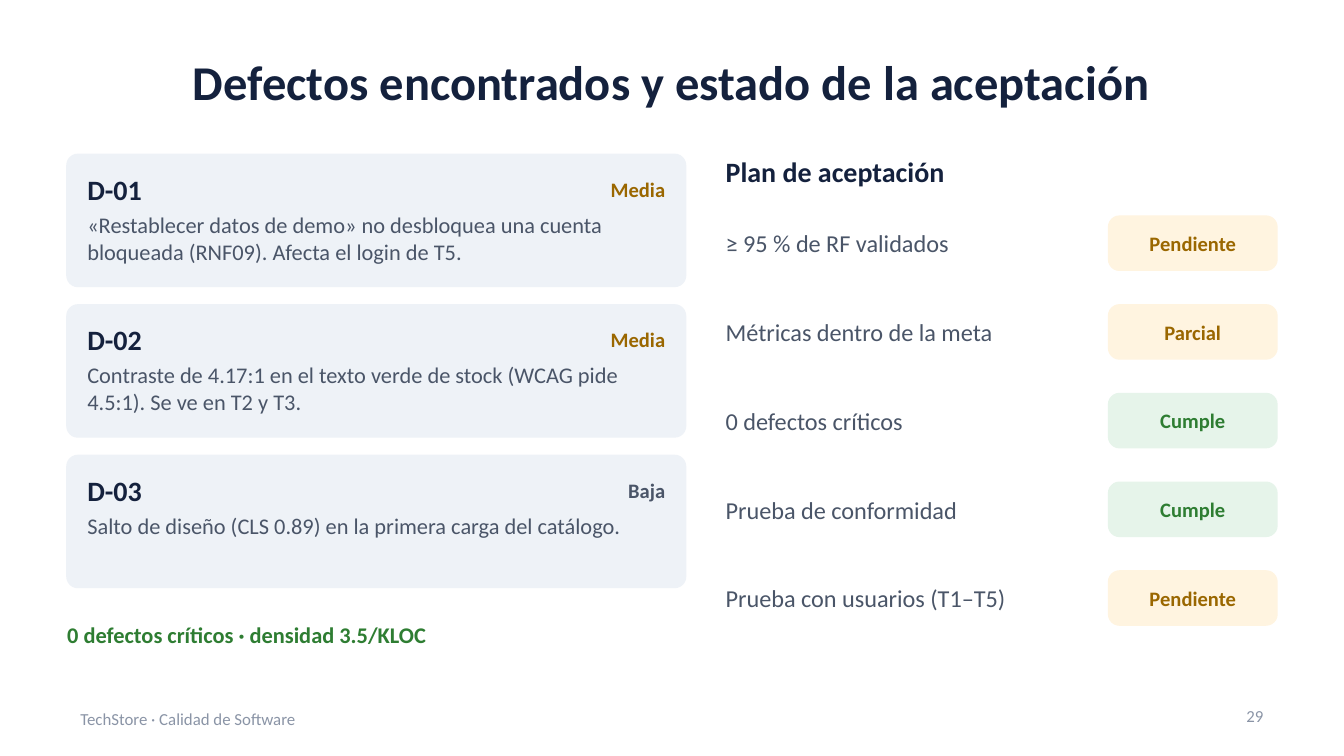
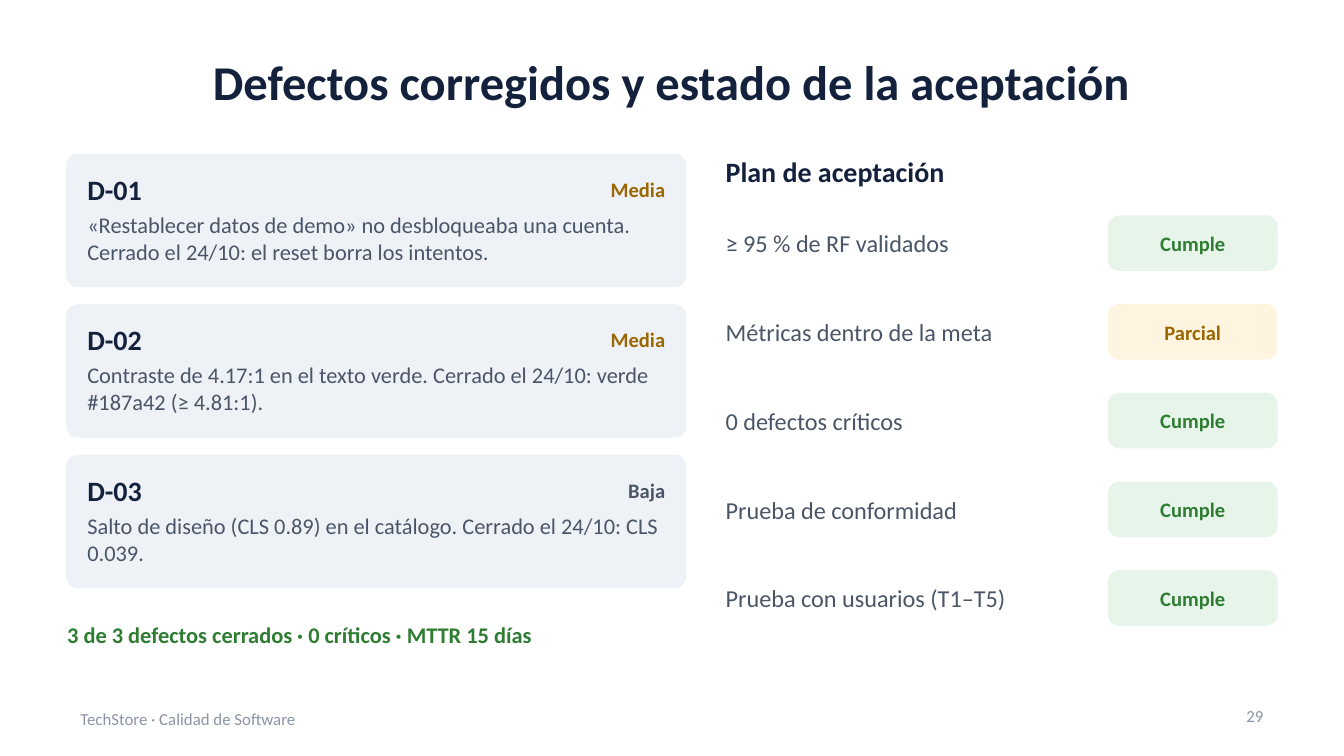
Before and after one commit to diegoaaron/calidadProyecto, a slide deck: slide 29 of docs/Presentacion_Pruebas_Calidad_Conformidad.pptx. Drawn at 1344x756 pixels with LibreOffice and Linux fonts; fonts in the diff are those of the drawing. Boxes give left, top, right and bottom in pixels: in the first picture for what was removed or moved away, otherwise in the second. Text is boxed around its words. In the diff, an @@ line names an element or a change of style, - is before the commit and + after.

Commit message:
Análisis de usabilidad, ejecución del Plan de Pruebas y actualización de los planes
- Analisis_de_Usabilidad.docx: 8 participantes (1 piloto real y 7 sintéticos),
  90 % de éxito y SUS 84,4.
- Plan de Pruebas v1.1: 96/96 casos aprobados en Chrome, Edge y Firefox,
  defectos corregidos y regresión (sección 13 y Anexo D).
- Plan de Calidad v1.1: 13 de 14 métricas cumplen; MTTR de 15 días.
- Prueba de Conformidad v1.1: NC-01 corregida y CC06 repetido.
- Presentación y CLAUDE.md actualizados.

```diff
--- a/docs/Presentacion_Pruebas_Calidad_Conformidad.pptx
+++ b/docs/Presentacion_Pruebas_Calidad_Conformidad.pptx
@@ text at [213,66,1129,109]: text changed @@
-Defectos encontrados y estado de la aceptación
+Defectos corregidos y estado de la aceptación
@@ text at [87,217,630,261]: text changed @@
-«Restablecer datos de demo» no desbloquea una cuenta bloqueada (RNF09). Afecta el login de T5.
+«Restablecer datos de demo» no desbloqueaba una cuenta. Cerrado el 24/10: el reset borra los intentos.
@@ rounded rectangle at [1109,216,1277,270]: fill #FFF4E0 to #E6F4EA; outline #FFF4E0 1 pt to #E6F4EA 1 pt @@
@@ text at [1160,236,1225,255]: text changed; text colour #9A6700 to #2E7D32 @@
-Pendiente
+Cumple
@@ text at [87,367,648,413]: text changed @@
-Contraste de 4.17:1 en el texto verde de stock (WCAG pide 4.5:1). Se ve en T2 y T3.
+Contraste de 4.17:1 en el texto verde. Cerrado el 24/10: verde #187a42 (≥ 4.81:1).
@@ text at [87,518,658,561]: text changed @@
-Salto de diseño (CLS 0.89) en la primera carga del catálogo.
+Salto de diseño (CLS 0.89) en el catálogo. Cerrado el 24/10: CLS 0.039.
@@ rounded rectangle at [1109,571,1277,625]: fill #FFF4E0 to #E6F4EA; outline #FFF4E0 1 pt to #E6F4EA 1 pt @@
@@ text at [1160,591,1225,610]: text changed; text colour #9A6700 to #2E7D32 @@
-Pendiente
+Cumple
@@ text at [67,627,531,643]: text changed @@
-0 defectos críticos · densidad 3.5/KLOC
+3 de 3 defectos cerrados · 0 críticos · MTTR 15 días
```
Also in this commit, not shown: 5 other slides changed, 5 other files.
